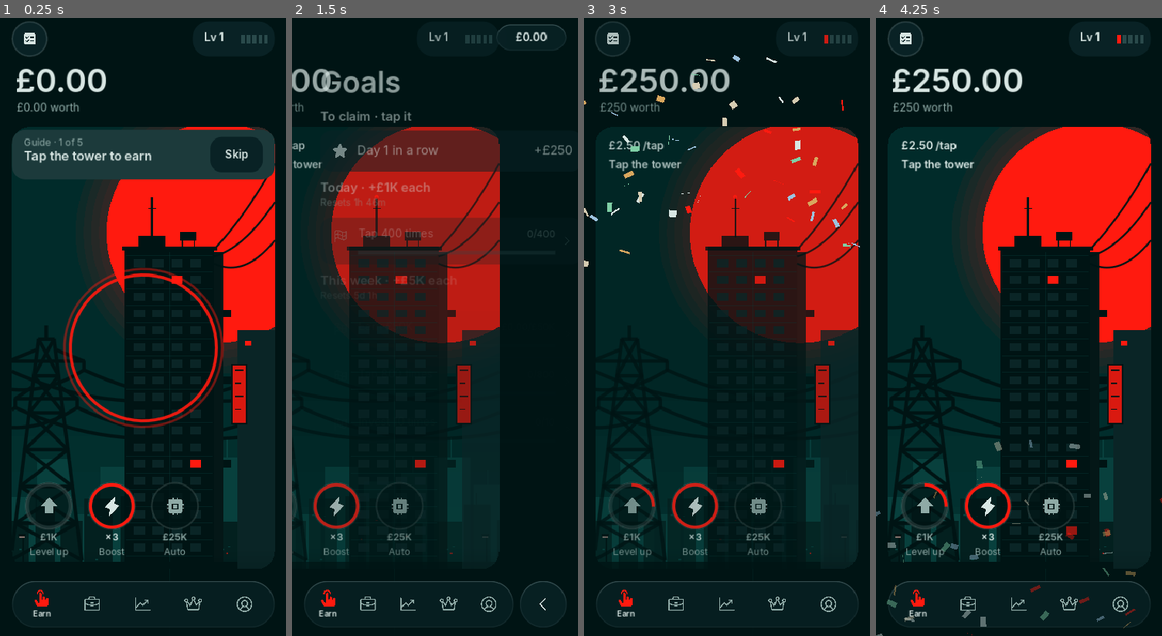
Above: before the commit, frames 1-4 (left to right).
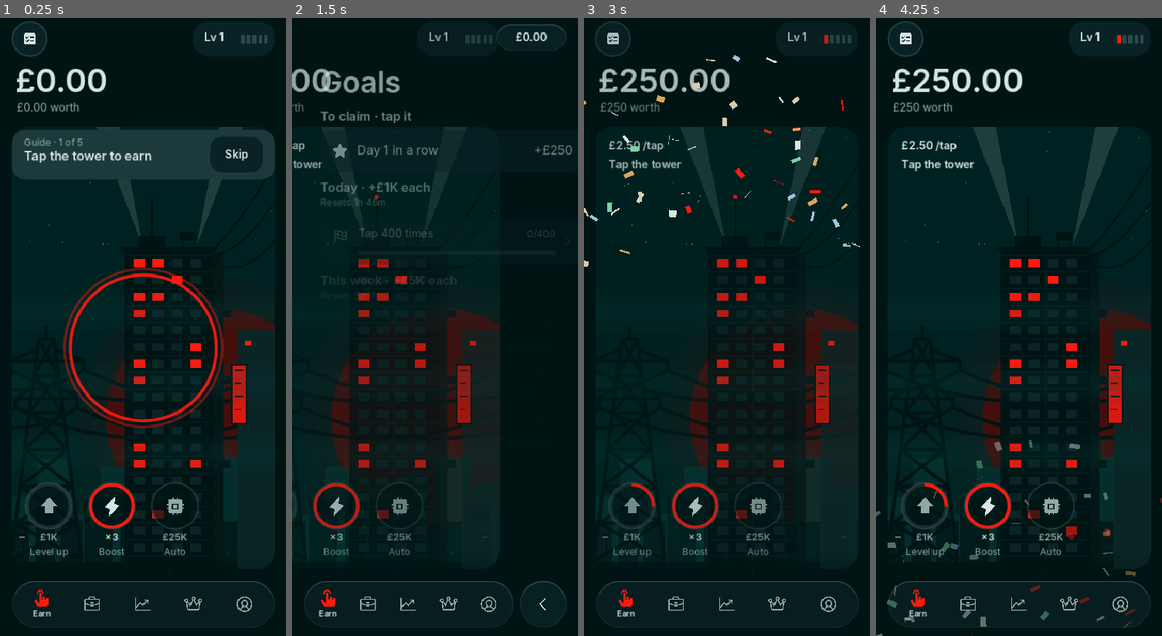
Above: after the commit, the same moments.

Repository: ytjustjosh17-cpu/MCG
Game: Godot game, scene res://scenes/main.tscn
Two runs of this game, one before a commit and one after it. Both use one fixed random seed, a clock stepped at 60 frames per second and the inputs below.
Inputs (mouse positions are in pixels of both pictures, inside the frame that each line leads up to):
- Up to frame 1 (0.25 s): no input
- Up to frame 2 (1.5 s): click "Skip" at 0.5 s; click (320, 36) at 1.25 s
- Up to frame 3 (3 s): click (727, 147) at 2.02 s; click "Tap 400 times" at 2.75 s
- Up to frame 4 (4.25 s): click "£1K" at 3.5 s

The runs differ from the first frame. In frame 1, 13% of the frame differs, in the area x 10-97%, y 17-87%; in frame 2, 20%; in frame 3, 20%, in the area x 10-96%, y 17-87%; in frame 4, 17%.

Commit message:
1.2 look and feel: day and night, weather, company skyline, inside your home
- SkyTime (weather.gd): time of day from the phone clock (night, dawn and
  dusk glow, sun height), weather from a fixed 3-hour schedule (clear,
  rain, fog), forceable for tests. SkyTime.Layer draws rain or drifting
  fog at about 15 fps only while it is on; still with Less motion.
- Earn tower: sun rises and sets, dim red sun low at night with a night
  tint and faint stars, more windows lit and searchlights on after dark;
  owned companies stand small on the far side of town. Sky redraws only
  when the 15-minute key, weather or company count changes.
- Home page: tap the home picture on Items to look inside; a room for
  each home tier (mattress and bulb up to arches over the sea), window
  with the real time of day, owned items on show (painting, watch, car,
  models, relics).
- Screenshots pin 15:00 clear; new shots 43 night, 44 rain at dusk,
  45 fog, 46 home.

Co-Authored-By: Claude Opus 5.5 <noreply@anthropic.com>
Claude-Session: https://claude.ai/code/session_01G43aEuqkjUy83khniNYyKE

Diff:
--- /dev/null
+++ b/game/scripts/home_page.gd
@@ -0,0 +1,219 @@
+class_name HomePage
+extends Page
+## Inside your home (1.2): a room drawn for each home on the ladder, from a
+## rented room to the island palace, with the window showing the real time of
+## day. Items you own are on show: paintings on the wall, a watch on the side
+## table, a car in the garage, models and relics on the shelf.
+
+var _room: Room
+var _sub: Label
+var _shown: Label
+
+
+func _init() -> void:
+	super(String(Data.HOMES[Game.home][0]), true)
+
+
+func build() -> void:
+	_sub = UI.label("", 13, UI.SUB)
+	body.add_child(_sub)
+	var c := card()
+	_room = Room.new()
+	_room.custom_minimum_size = Vector2(0, 380)
+	c.add_child(_room)
+	_shown = UI.label("", 15, UI.SUB)
+	_shown.autowrap_mode = TextServer.AUTOWRAP_WORD_SMART
+	body.add_child(_shown)
+
+
+func refresh() -> void:
+	if _room == null:
+		return
+	var h: Array = Data.HOMES[Game.home]
+	_sub.text = "%s · home %d of %d" % [h[1], Game.home + 1, Data.HOMES.size()]
+	var parts: Array = []
+	for col in Game.collections():
+		var n := Game.collection_count(String(col["id"]))
+		if n > 0:
+			parts.append("%s %d" % [String(col["name"]), n])
+	_shown.text = ("On show · " + " · ".join(parts)) if not parts.is_empty() else "Items you buy appear here."
+	_room.set_home(Game.home)
+
+
+static func best_item(col: String) -> int:
+	## The most valuable item you own in a collection, or -1.
+	var c := Game.collection(col)
+	if c.is_empty():
+		return -1
+	for i in range(c["items"].size() - 1, -1, -1):
+		if Game.item_owned(col, i):
+			return i
+	return -1
+
+
+class Room extends Control:
+	## The drawn room; owned items sit on top as small ItemArt pictures.
+	var tier := -1
+	var _sig := ""
+
+	func _init() -> void:
+		mouse_filter = Control.MOUSE_FILTER_IGNORE
+		clip_contents = true
+		resized.connect(_place_items)
+
+	func set_home(t: int) -> void:
+		var sig := "%d|%s" % [t, SkyTime.key()]
+		for col in ["art", "watches", "cars", "jets", "yachts", "islands", "relics"]:
+			sig += "|%d" % HomePage.best_item(col)
+		if sig == _sig:
+			return
+		_sig = sig
+		tier = t
+		_place_items()
+		queue_redraw()
+
+	func _floor_y() -> float:
+		return size.y * 0.72
+
+	func _place_items() -> void:
+		for ch in get_children():
+			ch.queue_free()
+		if size.x < 50.0 or tier < 0:
+			return
+		var w := size.x
+		var fy := _floor_y()
+		# A painting on the wall, left of the window.
+		var art := HomePage.best_item("art")
+		if art >= 0:
+			_add(ItemArt.new("art", art, 64.0), Vector2(w * 0.06, size.y * 0.16))
+		# A watch on the side table.
+		var watch := HomePage.best_item("watches")
+		if watch >= 0:
+			_add(ItemArt.new("watches", watch, 30.0), Vector2(w * 0.09, fy - 48.0))
+		# A car in the garage bay on the right (from the town house up).
+		var car := HomePage.best_item("cars")
+		if car >= 0:
+			_add(ItemArt.new("cars", car, 78.0), Vector2(w * 0.76, fy - 42.0))
+		# Models and relics on the shelf.
+		var x := w * 0.39
+		for col in ["jets", "yachts", "islands", "relics"]:
+			var i := HomePage.best_item(col)
+			if i >= 0:
+				_add(ItemArt.new(col, i, 30.0), Vector2(x, size.y * 0.47 - 30.0))
+				x += 34.0
+
+	func _add(c: Control, pos: Vector2) -> void:
+		c.position = pos
+		add_child(c)
+
+	func _draw() -> void:
+		var w := size.x
+		var h := size.y
+		if w < 50.0 or tier < 0:
+			return
+		var fy := _floor_y()
+		var rich := float(tier) / float(Data.HOMES.size() - 1)   # 0 rented room .. 1 palace
+		# Wall and floor.
+		draw_rect(Rect2(Vector2.ZERO, size), UI.WINDOW if tier < 4 else UI.PANEL, true)
+		draw_rect(Rect2(0, fy, w, h - fy), UI.SIDE, true)
+		draw_rect(Rect2(0, fy, w, 3.0), UI.INK, true)
+		# The window: a small sash at first, a glass wall in the penthouse,
+		# arches in the villa and the palace.
+		var win := Rect2(w * 0.38, h * 0.1, w * (0.2 + 0.3 * rich), fy - h * 0.18)
+		if tier <= 1:
+			win = Rect2(w * 0.5, h * 0.12, w * 0.22, h * 0.26)
+		_view(win)
+		if tier in [5, 8]:
+			# Arches over each bay.
+			var bays := 3
+			var bw := win.size.x / float(bays)
+			for b in bays:
+				var c := Vector2(win.position.x + bw * (b + 0.5), win.position.y + bw * 0.5)
+				draw_rect(Rect2(win.position.x + bw * b, win.position.y, bw, bw * 0.5), UI.PANEL, true)
+				draw_circle(c, bw * 0.46, UI.SKY)
+				draw_rect(Rect2(win.position.x + bw * b - 2.0, win.position.y, 4.0, win.size.y), UI.INK, true)
+		else:
+			var panes := 1 if tier <= 1 else (2 if tier <= 3 else 4)
+			for p in range(1, panes):
+				var px := win.position.x + win.size.x * float(p) / float(panes)
+				draw_rect(Rect2(px - 1.5, win.position.y, 3.0, win.size.y), UI.INK, true)
+			draw_rect(Rect2(win.position.x, win.position.y + win.size.y * 0.55, win.size.x, 2.0), UI.INK, true)
+		draw_rect(win, UI.INK, false, 4.0)
+		# Shelf for models and relics.
+		draw_rect(Rect2(w * 0.37, h * 0.47, w * 0.3, 4.0), UI.INK, true)
+		# Furniture, richer as you move up.
+		if tier == 0:
+			draw_rect(Rect2(w * 0.08, fy - 16.0, w * 0.34, 16.0), UI.TRACK, true)   # a mattress on the floor
+			draw_line(Vector2(w * 0.3, 0), Vector2(w * 0.3, h * 0.2), UI.INK, 1.5)
+			draw_circle(Vector2(w * 0.3, h * 0.2 + 5.0), 6.0, UI.FLASH)   # a bare bulb
+		else:
+			# Side table with the watch, then a sofa (longer in bigger homes).
+			draw_rect(Rect2(w * 0.07, fy - 18.0, w * 0.12, 18.0), UI.INK, true)
+			var sw := w * (0.28 + 0.12 * rich)
+			var sx := w * 0.24
+			draw_rect(Rect2(sx, fy - 30.0, sw, 30.0), UI.RAISED, true)
+			draw_rect(Rect2(sx, fy - 46.0, sw, 18.0), UI.TRACK, true)
+			draw_rect(Rect2(sx - 6.0, fy - 36.0, 8.0, 36.0), UI.TRACK, true)
+			draw_rect(Rect2(sx + sw - 2.0, fy - 36.0, 8.0, 36.0), UI.TRACK, true)
+			# A rug in front.
+			draw_rect(Rect2(sx + sw * 0.1, fy + 10.0, sw * 0.8, 10.0), Color(UI.RED, 0.35 + 0.3 * rich), true)
+		if tier >= 2:
+			# A lamp, and a plant.
+			draw_rect(Rect2(w * 0.68, fy - 60.0, 2.0, 60.0), UI.INK, true)
+			draw_colored_polygon(PackedVector2Array([Vector2(w * 0.68 - 10.0, fy - 60.0), Vector2(w * 0.68 + 12.0, fy - 60.0), Vector2(w * 0.68 + 6.0, fy - 74.0), Vector2(w * 0.68 - 4.0, fy - 74.0)]), UI.FLASH if SkyTime.night() > 0.5 else UI.SUB)
+			draw_rect(Rect2(w * 0.02, fy - 12.0, 14.0, 12.0), UI.INK, true)
+			for k in 3:
+				draw_circle(Vector2(w * 0.02 + 7.0 + (k - 1) * 6.0, fy - 20.0 - k * 4.0), 7.0, UI.HAZE)
+		if tier >= 3:
+			# The garage bay on the right, door open, for the car.
+			draw_rect(Rect2(w * 0.73, h * 0.3, w * 0.27, fy - h * 0.3), UI.INK, true)
+			for k in 4:
+				draw_rect(Rect2(w * 0.73, h * 0.3 + k * 6.0, w * 0.27, 2.0), UI.SIDE, true)
+		if tier >= 4:
+			# A chandelier.
+			var cx := w * 0.55
+			draw_line(Vector2(cx, 0), Vector2(cx, h * 0.06), UI.INK, 1.5)
+			for k in 5:
+				draw_circle(Vector2(cx + (k - 2) * 9.0, h * 0.07 + absf(k - 2) * 2.0), 3.0, UI.FLASH)
+		if tier >= 6:
+			# A fireplace with a low fire.
+			var fx := w * 0.05
+			draw_rect(Rect2(fx, h * 0.46, w * 0.22, fy - h * 0.46), UI.TRACK, true)
+			draw_rect(Rect2(fx + w * 0.04, h * 0.56, w * 0.14, fy - h * 0.56), UI.INK, true)
+			draw_colored_polygon(PackedVector2Array([Vector2(fx + w * 0.07, fy), Vector2(fx + w * 0.11, fy - 22.0), Vector2(fx + w * 0.15, fy)]), UI.RED)
+		if tier >= 7:
+			# Gold trim along the ceiling.
+			draw_rect(Rect2(0, 0, w, 4.0), UI.GOLD, true)
+
+	func _view(r: Rect2) -> void:
+		## What you see through the window: sky, the sun at its real height,
+		## the city or the sea, and night drawn over it.
+		draw_rect(r, UI.SKY, true)
+		var sun := SkyTime.sun_center(r.size.x, r.size.y, Vector2(r.size.x * 0.7, r.size.y * 0.28))
+		var sr := minf(r.size.x, r.size.y) * 0.22
+		if sun.y + sr > 0.0:
+			draw_circle(r.position + sun, sr, SkyTime.sun_colour())
+		var sea := tier in [5, 8]
+		var base := r.position.y + r.size.y
+		if sea:
+			draw_rect(Rect2(r.position.x, base - r.size.y * 0.3, r.size.x, r.size.y * 0.3), UI.FAR, true)
+		elif tier == 7:
+			# Above the clouds.
+			for k in 3:
+				draw_rect(Rect2(r.position.x, base - r.size.y * (0.12 + 0.06 * k), r.size.x, r.size.y * 0.06), Color(UI.TEXT, 0.12), true)
+		else:
+			var rng := RandomNumberGenerator.new()
+			rng.seed = 90 + tier
+			var x := r.position.x
+			while x < r.end.x:
+				var bw := r.size.x * rng.randf_range(0.08, 0.18)
+				var bh := r.size.y * rng.randf_range(0.15, 0.45 if tier >= 4 else 0.6)
+				draw_rect(Rect2(x, base - bh, minf(bw, r.end.x - x), bh), UI.FAR, true)
+				x += bw + 2.0
+		var n := SkyTime.night()
+		if n > 0.0:
+			draw_rect(r, Color(UI.INK, 0.4 * n), true)
+		if SkyTime.weather() == "rain":
+			for k in 9:
+				var lx := r.position.x + r.size.x * (0.08 + 0.1 * k)
+				draw_line(Vector2(lx, r.position.y + 6.0 + (k % 3) * 9.0), Vector2(lx - 2.0, r.position.y + 16.0 + (k % 3) * 9.0), Color(UI.SUB, 0.4), 1.0)
--- a/game/scripts/items_page.gd
+++ b/game/scripts/items_page.gd
@@ -24,11 +24,31 @@
 func build() -> void:
 	# Home: where you live, and the next step up.
 	var hc := card()
+	# The home picture is a button: tap it to look inside (1.2).
+	var hb := Button.new()
+	hb.focus_mode = Control.FOCUS_NONE
+	hb.flat = true
+	for st in ["normal", "hover", "pressed", "focus", "disabled"]:
+		hb.add_theme_stylebox_override(st, StyleBoxEmpty.new())
+	hb.custom_minimum_size = Vector2(0, 88)
+	hb.clip_contents = true
+	hb.pressed.connect(func():
+		Kit.tick()
+		push_page.emit(HomePage.new()))
+	Kit.press_fx(hb)
+	hc.add_child(hb)
 	_home_art = Control.new()
-	_home_art.custom_minimum_size = Vector2(0, 88)
 	_home_art.mouse_filter = Control.MOUSE_FILTER_IGNORE
-	_home_art.clip_contents = true
-	hc.add_child(_home_art)
+	_home_art.set_anchors_and_offsets_preset(Control.PRESET_FULL_RECT)
+	hb.add_child(_home_art)
+	var inside := UI.label("Look inside ›", 13, UI.TEXT, true)
+	inside.mouse_filter = Control.MOUSE_FILTER_IGNORE
+	inside.set_anchors_and_offsets_preset(Control.PRESET_BOTTOM_RIGHT)
+	inside.grow_horizontal = Control.GROW_DIRECTION_BEGIN
+	inside.grow_vertical = Control.GROW_DIRECTION_BEGIN
+	inside.offset_right = -12
+	inside.offset_bottom = -8
+	hb.add_child(inside)
 	var hp := padded(hc, 16, 4)
 	_home_name = UI.label("", 22, UI.TEXT, true)
 	hp.add_child(_home_name)
--- a/game/scripts/tower_card.gd
+++ b/game/scripts/tower_card.gd
@@ -23,6 +23,8 @@
 
 var _sky: Control
 var _sky_boost := false
+var _sky_t := 0.0
+var _sky_key := ""
 
 
 func _ready() -> void:
@@ -32,6 +34,7 @@
 	_sky.mouse_filter = Control.MOUSE_FILTER_IGNORE
 	_sky.set_anchors_and_offsets_preset(Control.PRESET_FULL_RECT)
 	add_child(_sky)
+	add_child(SkyTime.Layer.new())   # rain or fog on top, when the weather turns
 	tier = _tier_now()
 	Game.changed.connect(queue_redraw)
 	resized.connect(_reshape)
@@ -64,7 +67,8 @@
 
 func lit_count() -> int:
 	var total := COLS * _rows
-	return clampi((Game.level - 1) * 3 + Game.companies() * 2 + 2 + int(Game.level_progress() * 3.0), 1, total)
+	# More windows lit after dark.
+	return clampi((Game.level - 1) * 3 + Game.companies() * 2 + 2 + int(Game.level_progress() * 3.0) + int(SkyTime.night() * COLS * 3), 1, total)
 
 
 func _window_rect(i: int, g: Dictionary) -> Rect2:
@@ -106,14 +110,14 @@
 			# A sky bridge joins it to the tower.
 			_fill_clipped(UI.rect_poly(Rect2(bx + tw * 0.55, bt + h * 0.12, tw * 0.07 + 4.0, 10.0)), clip, UI.INK)
 			draw_rect(Rect2(bx + tw * 0.55, bt + h * 0.12 + 4.0, tw * 0.07 + 4.0, 2.0), Color(UI.RED, 0.8), true)
-	if tier >= 3:
-		# Searchlights sweeping up from the roof (faint).
+	if tier >= 3 or SkyTime.night() > 0.5:
+		# Searchlights sweeping up from the roof (faint; always on at night).
 		for k in 2:
 			var o := Vector2(tx + tw * (0.2 + k * 0.6), top)
 			var ang := -PI / 2.0 + (0.28 if k == 1 else -0.28)
 			var d := Vector2(cos(ang), sin(ang)) * h
 			var side := Vector2(-d.y, d.x).normalized() * h * 0.09
-			_fill_clipped(PackedVector2Array([o, o + d + side, o + d - side]), clip, Color(UI.TEXT, 0.09))
+			_fill_clipped(PackedVector2Array([o, o + d + side, o + d - side]), clip, Color(UI.TEXT, 0.09 + 0.05 * SkyTime.night()))
 	# Roof: plant room, water tank on legs, antenna with a red light.
 	_fill_clipped(UI.rect_poly(Rect2(tx + tw * 0.15, top - tw * 0.12, tw * 0.3, tw * 0.12)), clip, UI.INK)
 	var tank := Rect2(tx + tw * 0.62, top - tw * 0.16, tw * 0.18, tw * 0.1)
@@ -214,6 +218,15 @@
 	if Game.boost_active() != _sky_boost:
 		_sky_boost = Game.boost_active()
 		_sky.queue_redraw()
+	_sky_t -= delta
+	if _sky_t <= 0.0:
+		# Time of day, weather and the skyline of owned companies: check twice a minute.
+		_sky_t = 30.0
+		var k := "%s|%d" % [SkyTime.key(), Game.companies()]
+		if k != _sky_key:
+			_sky_key = k
+			_sky.queue_redraw()
+			queue_redraw()
 	_tier_t -= delta
 	if _tier_t <= 0.0:
 		_tier_t = 2.0
@@ -395,5 +408,35 @@
 		if w < 100.0 or h < 100.0:
 			return
 		var clip := UI.rounded_rect_poly(Rect2(Vector2.ZERO, size), TowerCard.RADIUS)
-		var sun_col := UI.RED.lightened(0.12) if Game.boost_active() else UI.RED
-		Art.backdrop(self, Rect2(Vector2.ZERO, size), clip, Vector2(w * 0.78, h * 0.24), minf(w * 0.42, h * 0.34), sun_col, 4401)
+		var sun_col := SkyTime.sun_colour()
+		if Game.boost_active():
+			sun_col = sun_col.lightened(0.12)
+		var sun_c := SkyTime.sun_center(w, h, Vector2(w * 0.78, h * 0.24))
+		Art.backdrop(self, Rect2(Vector2.ZERO, size), clip, sun_c, minf(w * 0.42, h * 0.34), sun_col, 4401)
+		_skyline(w, h)
+		SkyTime.shade(self, Rect2(Vector2.ZERO, size), clip)
+
+	func _skyline(w: float, h: float) -> void:
+		## The companies you own stand on the far side of town, left of the
+		## tower and just above the buttons: a back row and a front row, more as
+		## you open more, softened by haze so the tower stays the hero.
+		var kinds: Array = []
+		for b in Game.businesses():
+			if Game.owns(String(b["id"])):
+				kinds.append(String(b["kind"]))
+		if kinds.is_empty():
+			return
+		var lit := 2 if SkyTime.night() > 0.5 else 1
+		var base := h - 126.0
+		var area := w * 0.36
+		var front: Array = kinds.slice(0, 5)
+		var back: Array = kinds.slice(5, 11)
+		var sb := 0.27
+		for i in range(back.size()):
+			var x := 10.0 + area * (float(i) + 0.5) / 6.0
+			Art.draw(self, String(back[i]), Vector2(x, base - 14.0 - 70.0 * sb), sb, lit)
+		var sf := 0.36
+		for i in range(front.size()):
+			var x := 8.0 + area * float(i) / 5.0
+			Art.draw(self, String(front[i]), Vector2(x, base - 70.0 * sf), sf, lit)
+		draw_rect(Rect2(0, base - 70.0 * sf - 18.0, w * 0.45, 70.0 * sf + 22.0), Color(UI.HAZE, 0.08), true)
--- /dev/null
+++ b/game/scripts/weather.gd
@@ -0,0 +1,157 @@
+class_name SkyTime
+extends RefCounted
+## Time of day and weather for the scenes (1.2).
+## Day and night follow the phone's own clock; the weather changes every few
+## hours from a fixed schedule (the same for everyone at the same hour), so it
+## never flickers. Tests and screenshots can force both.
+
+static var force_hour := -1.0      # 0..24 to pin the time (tests, screenshots)
+static var force_weather := ""     # "clear", "rain" or "fog" to pin the weather
+
+const WEATHER_BLOCK_S := 3.0 * 3600.0
+
+
+static func hour() -> float:
+	if force_hour >= 0.0:
+		return force_hour
+	var d := Time.get_datetime_dict_from_system()
+	return float(d["hour"]) + float(d["minute"]) / 60.0
+
+
+static func night() -> float:
+	## 0 in daylight, 1 at night, easing in at dusk (19-21) and out at dawn (5-7).
+	var h := hour()
+	if h >= 7.0 and h <= 19.0:
+		return 0.0
+	if h >= 21.0 or h <= 5.0:
+		return 1.0
+	return (7.0 - h) / 2.0 if h < 7.0 else (h - 19.0) / 2.0
+
+
+static func warm() -> float:
+	## Dawn and dusk glow, 0..1 (around 6:30 and 19:30).
+	var h := hour()
+	return clampf(maxf(1.0 - absf(h - 6.5) / 1.5, 1.0 - absf(h - 19.5) / 1.8), 0.0, 1.0)
+
+
+static func sun_height() -> float:
+	## 0 on the horizon, 1 at midday; the sun is up from 6 to 20.
+	var h := hour()
+	if h < 6.0 or h > 20.0:
+		return 0.0
+	return sin(PI * (h - 6.0) / 14.0)
+
+
+static func weather() -> String:
+	if force_weather != "":
+		return force_weather
+	var block := int(Time.get_unix_time_from_system() / WEATHER_BLOCK_S)
+	var rng := RandomNumberGenerator.new()
+	rng.seed = block * 7919 + 13
+	var r := rng.randf()
+	if r < 0.18:
+		return "rain"
+	if r < 0.36:
+		return "fog"
+	return "clear"
+
+
+static func key() -> String:
+	## Changes every 15 minutes or when the weather turns: a cue to redraw.
+	return "%d|%s" % [int(hour() * 4.0), weather()]
+
+
+static func sun_center(w: float, h: float, base: Vector2) -> Vector2:
+	## Where the sun sits in a scene of size w x h; `base` is its daytime spot.
+	var sh := sun_height()
+	var y := lerpf(h * 0.64, base.y, sh)
+	if sh <= 0.0:
+		y = h * 0.66   # at night a dim red sun sits low on the horizon
+	return Vector2(base.x, y)
+
+
+static func sun_colour() -> Color:
+	return UI.RED.darkened(0.55 * night())
+
+
+static func shade(ci: CanvasItem, rect: Rect2, clip: PackedVector2Array) -> void:
+	## Dusk glow low down, then the night tint and a few faint stars on top.
+	var wm := warm()
+	if wm > 0.0:
+		for i in 3:
+			var y := rect.size.y * (0.4 + 0.15 * i)
+			Art._fill(ci, UI.rect_poly(Rect2(rect.position + Vector2(0, y), Vector2(rect.size.x, rect.size.y - y))), clip, Color(UI.FLASH, 0.035 * wm))
+	var n := night()
+	if n > 0.0:
+		Art._fill(ci, clip, clip, Color(UI.INK, 0.42 * n))
+		var rng := RandomNumberGenerator.new()
+		rng.seed = 2024
+		for i in 14:
+			var p := rect.position + Vector2(rng.randf() * rect.size.x, rng.randf() * rect.size.y * 0.32)
+			ci.draw_rect(Rect2(p, Vector2(1.5, 1.5)), Color(UI.TEXT, 0.35 * n), true)
+
+
+class Layer extends Control:
+	## Rain streaks or drifting fog over a scene. Cheap: a few lines and bands,
+	## redrawn at about 15 frames a second only while it rains or fogs, and
+	## never with Less motion (then it is drawn once, still).
+	var _kind := ""
+	var _t := 0.0
+	var _acc := 0.0
+	var _check := 0.0
+	var _drops: PackedVector2Array = PackedVector2Array()
+
+	func _init() -> void:
+		mouse_filter = Control.MOUSE_FILTER_IGNORE
+		clip_contents = true
+		set_anchors_and_offsets_preset(Control.PRESET_FULL_RECT)
+		resized.connect(_seed_drops)
+
+	func _ready() -> void:
+		_kind = SkyTime.weather()
+		_seed_drops()
+
+	func _seed_drops() -> void:
+		var rng := RandomNumberGenerator.new()
+		rng.seed = 77
+		_drops = PackedVector2Array()
+		for i in 70:
+			_drops.append(Vector2(rng.randf(), rng.randf()))
+		queue_redraw()
+
+	func _process(delta: float) -> void:
+		_check -= delta
+		if _check <= 0.0:
+			_check = 30.0
+			var k := SkyTime.weather()
+			if k != _kind:
+				_kind = k
+				queue_redraw()
+		if _kind == "clear" or Game.reduce_motion or not is_visible_in_tree():
+			return
+		_t += delta
+		_acc += delta
+		if _acc >= 1.0 / 15.0:
+			_acc = 0.0
+			queue_redraw()
+
+	func _draw() -> void:
+		var w := size.x
+		var h := size.y
+		if w < 10.0 or _kind == "clear":
+			return
+		if _kind == "rain":
+			draw_rect(Rect2(Vector2.ZERO, size), Color(UI.INK, 0.12), true)
+			var fall := _t * h * 1.4
+			for d in _drops:
+				var x := d.x * w
+				var y := fmod(d.y * h + fall * (0.8 + d.x * 0.4), h + 20.0) - 10.0
+				draw_line(Vector2(x, y), Vector2(x - 2.0, y + 11.0), Color(UI.SUB, 0.35), 1.0)
+		else:
+			# Fog: soft bands that drift slowly sideways.
+			for i in 3:
+				var y := h * (0.42 + 0.16 * i)
+				var dx := sin(_t * 0.08 + float(i) * 1.7) * w * 0.08
+				for k in 3:
+					var g := 10.0 + 8.0 * k
+					draw_rect(Rect2(Vector2(dx - w * 0.1, y - g), Vector2(w * 1.2, g * 2.0)), Color(UI.HAZE, 0.07), true)
--- a/game/tests/screenshot.gd
+++ b/game/tests/screenshot.gd
@@ -20,6 +20,9 @@
 	if OS.get_cmdline_user_args().size() > 0:
 		out = OS.get_cmdline_user_args()[0]
 	var g = root.get_node("Game")
+	# Pin the time and weather so pictures don't change with the clock (1.2).
+	SkyTime.force_hour = 15.0
+	SkyTime.force_weather = "clear"
 	g.reset_game()
 	# A believable mid-game save.
 	g.cash = 5.0e7
@@ -72,6 +75,8 @@
 		g.cash += 2000.0
 	main = load("res://scenes/main.tscn").instantiate()
 	root.add_child(main)
+	SkyTime.force_hour = 15.0   # again: loading the scene can reset static vars
+	SkyTime.force_weather = "clear"
 	await _shot("01_earn")
 	main.show_page(1)
 	await _shot("02_business")
@@ -373,6 +378,33 @@
 	await create_timer(0.5).timeout
 	main._pages[2].scroll.scroll_vertical = 5000
 	await _shot("42_isles")
+	# 1.2 look and feel: night, rain at dusk, fog, and inside your home.
+	g.cash = 5.0e9
+	for col in ["art", "watches", "cars", "jets"]:
+		g.buy_item(col, 2)
+	for h in 5:
+		g.move_home()
+	main.show_page(0)
+	for spec in [[23.0, "clear", "43_night"], [19.5, "rain", "44_rain_dusk"], [8.0, "fog", "45_fog_morning"]]:
+		SkyTime.force_hour = float(spec[0])
+		SkyTime.force_weather = String(spec[1])
+		var tc = main._pages[0].find_child("TowerCard", true, false)
+		if tc:
+			tc._sky_t = 0.0
+			for ch in tc.get_children():
+				if ch is SkyTime.Layer:
+					ch._check = 0.0
+		await create_timer(0.8).timeout
+		await _shot(String(spec[2]))
+	SkyTime.force_hour = 21.5
+	SkyTime.force_weather = "clear"
+	main.show_page(3)
+	await create_timer(0.5).timeout
+	main.push(HomePage.new())
+	await create_timer(1.0).timeout
+	await _shot("46_home")
+	main.pop()
+	await create_timer(0.5).timeout
 	# First-time guide on a brand-new game.
 	g.reset_game()
 	g.ui["guide_done"] = false
@@ -380,7 +412,7 @@
 	await create_timer(0.5).timeout
 	Guide.maybe_start(main)
 	await create_timer(0.8).timeout
-	await _shot("43_guide")
+	await _shot("47_guide")
 	g.ui["guide_done"] = true
 	g.reset_game()
 	quit()
Not shown, added: game/scripts/home_page.gd.uid
Not shown, added: game/scripts/weather.gd.uid
